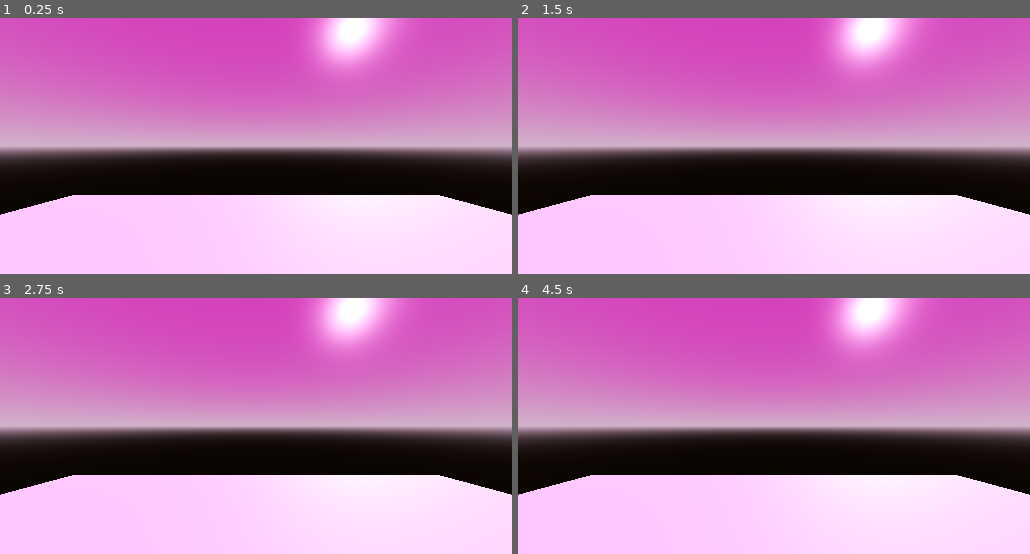
Above: before the commit, frames 1-4 (two rows, left to right).
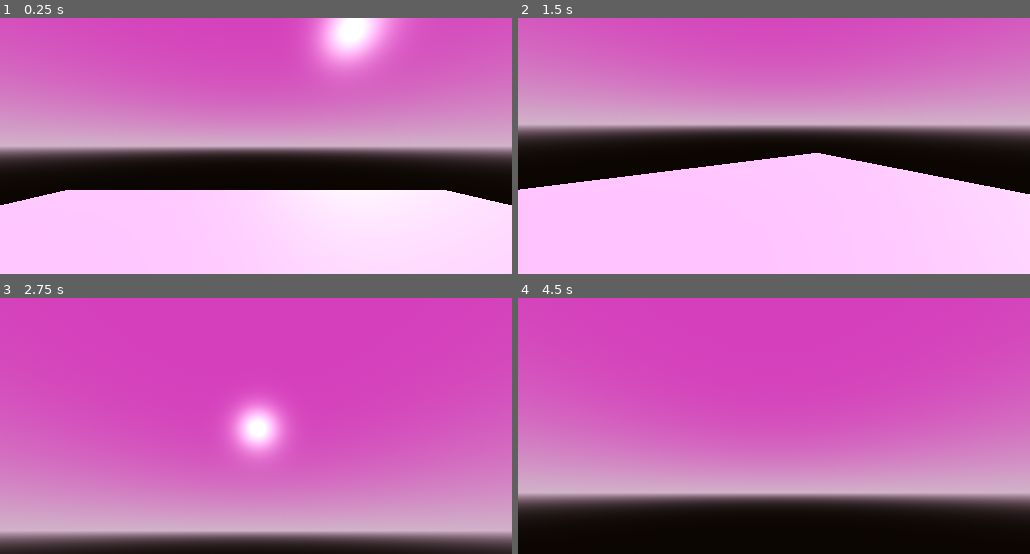
Above: after the commit, the same moments.

Repository: wyvernbw/hellhop
Game: Godot game, scene res://world/test_world.tscn
Two runs of this game, one before a commit and one after it. Both use one fixed random seed, a clock stepped at 60 frames per second and the inputs below. The project has no main scene, so this scene is started directly.
Inputs (mouse positions are in pixels of both pictures, inside the frame that each line leads up to):
- Up to frame 1 (0.25 s): no input
- Up to frame 2 (1.5 s): tap Enter (ui_accept) at 0.5, 0.6, 0.77, 1.07, 1.25, 1.35 s; move the mouse to (886, 133) at 0.52 s; hold Right (ui_right) 0.53-1.28 s; move the mouse to (671, 158) at 1.27 s; hold Down (ui_down) from 1.28 s (still down)
- Up to frame 3 (2.75 s): tap Enter (ui_accept) at 1.52, 1.82, 2, 2.1 s; move the mouse to (307, 369) at 2.02 s; release Down (ui_down) at 2.03 s; hold Right (ui_right) from 2.03 s (still down)
- Up to frame 4 (4.5 s): tap Enter (ui_accept) at 2.75, 2.85, 3.02, 3.32, 3.5, 3.6, 3.77, 4.07, 4.25, 4.35 s; move the mouse to (748, 477) at 2.77 s; release Right (ui_right) at 2.78 s; hold Up (ui_up) 2.78-3.53 s; move the mouse to (927, 464) at 3.52 s; hold Left (ui_left) from 3.53 s (still down); move the mouse to (620, 387) at 4.27 s

The runs differ from the first frame. In frame 1, 2.3% of the frame differs, in the area x 0-100%, y 67-77%; in frame 2, 42%; in frame 3, 83%, in the area x 0-100%, y 0-100%; in frame 4, 81%.

Commit message:
basic player script

Diff:
--- a/characters/player/player.gd
+++ b/characters/player/player.gd
@@ -1,31 +1,27 @@
 extends CharacterBody3D
 
+const MAX_ANGLE = 90.0
 
-const SPEED = 5.0
-const JUMP_VELOCITY = 4.5
+@export var mouse_sensitivity = 0.01
+@export var speed: float = 10.0 # m/s
+@export var jump_velocity: float = 10.0 # m/s
+
+@onready var _head = $Head
 
 # Get the gravity from the project settings to be synced with RigidBody nodes.
 var gravity = ProjectSettings.get_setting("physics/3d/default_gravity")
 
+func _ready():
+	Input.set_mouse_mode(Input.MOUSE_MODE_CAPTURED)
 
 func _physics_process(delta):
 	# Add the gravity.
 	if not is_on_floor():
 		velocity.y -= gravity * delta
+	move_and_slide()
 
-	# Handle Jump.
-	if Input.is_action_just_pressed("ui_accept") and is_on_floor():
-		velocity.y = JUMP_VELOCITY
-
-	# Get the input direction and handle the movement/deceleration.
-	# As good practice, you should replace UI actions with custom gameplay actions.
-	var input_dir = Input.get_vector("ui_left", "ui_right", "ui_up", "ui_down")
-	var direction = (transform.basis * Vector3(input_dir.x, 0, input_dir.y)).normalized()
-	if direction:
-		velocity.x = direction.x * SPEED
-		velocity.z = direction.z * SPEED
-	else:
-		velocity.x = move_toward(velocity.x, 0, SPEED)
-		velocity.z = move_toward(velocity.z, 0, SPEED)
-
-	move_and_slide()
+func _unhandled_input(event: InputEvent) -> void:
+	if event is InputEventMouseMotion:
+		rotate_y(-event.relative.x * mouse_sensitivity)
+		_head.rotate_x(-event.relative.y * mouse_sensitivity)
+		_head.rotation.x = clamp(_head.rotation.x, deg_to_rad(-MAX_ANGLE), deg_to_rad(MAX_ANGLE))
--- a/characters/player/player.tscn
+++ b/characters/player/player.tscn
@@ -1,4 +1,6 @@
-[gd_scene load_steps=3 format=3 uid="uid://dgkptfe55p6oq"]
+[gd_scene load_steps=4 format=3 uid="uid://dgkptfe55p6oq"]
+
+[ext_resource type="Script" path="res://characters/player/player.gd" id="1_js1hu"]
 
 [sub_resource type="CapsuleMesh" id="CapsuleMesh_jfild"]
 
@@ -6,6 +8,7 @@
 points = PackedVector3Array(-0.125207, -0.532801, -0.480507, 0.0227831, 0.47607, 0.498884, 0.169713, 0.559144, 0.464172 …(924 unchanged characters)…
 
 [node name="Player" type="CharacterBody3D"]
+script = ExtResource("1_js1hu")
 
 [node name="Mesh" type="MeshInstance3D" parent="."]
 mesh = SubResource("CapsuleMesh_jfild")
@@ -17,4 +20,5 @@
 transform = Transform3D(1, 0, 0, 0, 1, 0, 0, 0, 1, 0, 0.810716, 0)
 
 [node name="Camera3D" type="Camera3D" parent="Head"]
-transform = Transform3D(1, 0, 0, 0, 1, 0, 0, 0, 1, 0, -0.271577, -0.537076)
+transform = Transform3D(1, 0, 0, 0, 1, 0, 0, 0, 1, 0, -0.271577, -0.779437)
+near = 0.151
--- a/project.godot
+++ b/project.godot
@@ -18,7 +18,41 @@
 
 window/size/viewport_width=512
 window/size/viewport_height=256
+window/size/mode=2
 window/stretch/mode="viewport"
+
+[input]
+
+move_forward={
+"deadzone": 0.5,
+"events": [Object(InputEventKey,"resource_local_to_scene":false,"resource_name":"","device":0,"window_id":0,"alt_pressed":false,"shift_pressed":false,"ctrl_pressed":false,"meta_pressed":false,"pressed":false,"keycode":0,"physical_keycode":87,"unicode":0,"echo":false,"script":null)
+]
+}
+move_backwards={
+"deadzone": 0.5,
+"events": [Object(InputEventKey,"resource_local_to_scene":false,"resource_name":"","device":0,"window_id":0,"alt_pressed":false,"shift_pressed":false,"ctrl_pressed":false,"meta_pressed":false,"pressed":false,"keycode":0,"physical_keycode":83,"unicode":0,"echo":false,"script":null)
+]
+}
+move_left={
+"deadzone": 0.5,
+"events": [Object(InputEventKey,"resource_local_to_scene":false,"resource_name":"","device":0,"window_id":0,"alt_pressed":false,"shift_pressed":false,"ctrl_pressed":false,"meta_pressed":false,"pressed":false,"keycode":0,"physical_keycode":65,"unicode":0,"echo":false,"script":null)
+]
+}
+move_right={
+"deadzone": 0.5,
+"events": [Object(InputEventKey,"resource_local_to_scene":false,"resource_name":"","device":0,"window_id":0,"alt_pressed":false,"shift_pressed":false,"ctrl_pressed":false,"meta_pressed":false,"pressed":false,"keycode":0,"physical_keycode":68,"unicode":0,"echo":false,"script":null)
+]
+}
+jump={
+"deadzone": 0.5,
+"events": [Object(InputEventKey,"resource_local_to_scene":false,"resource_name":"","device":0,"window_id":0,"alt_pressed":false,"shift_pressed":false,"ctrl_pressed":false,"meta_pressed":false,"pressed":false,"keycode":0,"physical_keycode":32,"unicode":0,"echo":false,"script":null)
+]
+}
+crouch={
+"deadzone": 0.5,
+"events": [Object(InputEventKey,"resource_local_to_scene":false,"resource_name":"","device":0,"window_id":0,"alt_pressed":false,"shift_pressed":false,"ctrl_pressed":false,"meta_pressed":false,"pressed":false,"keycode":0,"physical_keycode":4194325,"unicode":0,"echo":false,"script":null)
+]
+}
 
 [rendering]
 
